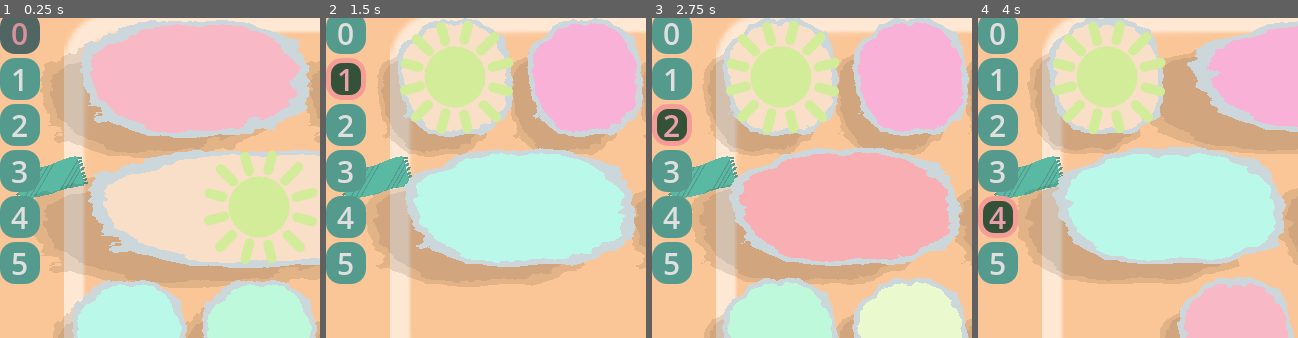
Above: before the commit, frames 1-4 (left to right).
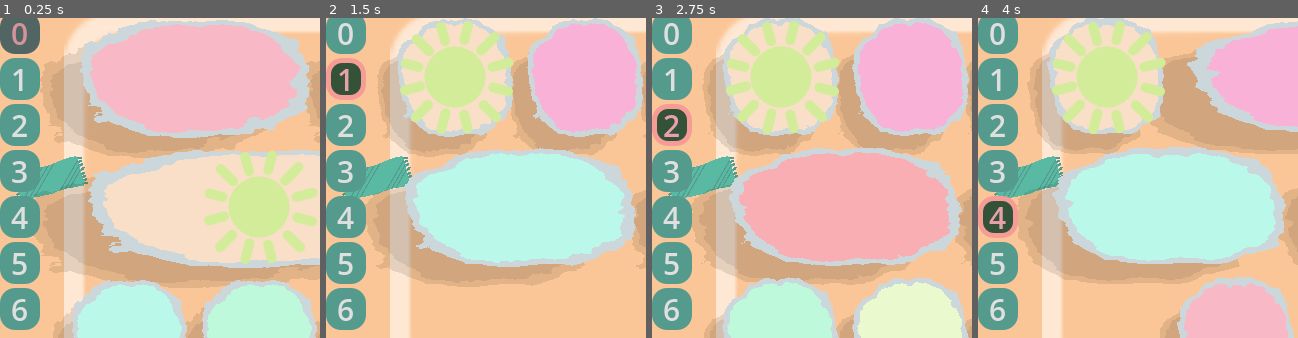
Above: after the commit, the same moments.

Repository: firelighted/comfyjam2026_slidingsun
Game: Godot game, scene res://scenes_scripts/main_2d.tscn
The game is run twice, just before and just after one commit, with the same random seed, the same clock (stepped at 60 frames per second) and the same inputs. The engine's default icon, where the game draws it, is replaced by a stand-in: a white triangle on a blue panel in a dark square.
Inputs:
- Up to frame 1 (0.25 s): no input
- Up to frame 2 (1.5 s): click "0" at 0.5 s; click "1" at 1.25 s
- Up to frame 3 (2.75 s): click "2" at 2 s
- Up to frame 4 (4 s): click "3" at 2.75 s; click "4" at 3.5 s
The pictures show only the part of the screen within x 0-50%, y 11-61%; the shares and areas given below are measured in that part.

The runs differ from the first frame. In frame 1, 1.5% of the frame differs, in the area x 0-13%, y 84-98%; in frame 2, 1.5%; in frame 3, 1.5%; in frame 4, 1.5%.

Commit message:
new level

Diff:
--- a/block_manager.gd
+++ b/block_manager.gd
@@ -42,18 +42,22 @@
 		5,-1,-1,-1,
 		-1,6,6,6
 	],
+	[
+		0,0,3,3,
+		2,2,2,1,
+		5,6,7,1,
+		-1,-1,-1,9
+	],
 ]
 
-#const breaker_tiles_outside: Array[Vector2] =[
-	#Vector2(-1, 2), Vector2(-1, 3),
-	#Vector2(0, -1), Vector2(1, -1),
-	#Vector2(2, -1), Vector2(3, -1)]
+
 const breaker_tiles_level_0 : Array[Vector2] = [Vector2(1,0), Vector2(2,0)]
 const breaker_tiles_level_1 : Array[Vector2] = [Vector2(0, 3), Vector2(1, 3)]
 const breaker_tiles_level_2 : Array[Vector2] = [Vector2(3, 0), Vector2(2,0)]
 const breaker_tiles_level_3 : Array[Vector2] = [Vector2(0, 2), Vector2(0, 3)]
 const breaker_tiles_level_4 : Array[Vector2] = [Vector2(0, 0), Vector2(1,0)]
 const breaker_tiles_level_5 : Array[Vector2] = [Vector2(1, 0), Vector2(2,0)]
+const breaker_tiles_level_6 : Array[Vector2] = [Vector2(3, 0), Vector2(2,0)]
 # locations for wind breaker tiles in each level
 var breaker_tiles_levels = [
 	breaker_tiles_level_0,
@@ -62,6 +66,7 @@
 	breaker_tiles_level_3,
 	breaker_tiles_level_4,
 	breaker_tiles_level_5,
+	breaker_tiles_level_6
 ]
 var level_move_counts : Array[int] = []
 var current_level = 0
Not shown: 1 places in shaders/cloud.tres that only renumber resources
Not shown: 1 places in shaders/cloud_shadow.tres that only renumber resources
Not shown: 1 places in theme/main_theme.tres that only renumber resources
